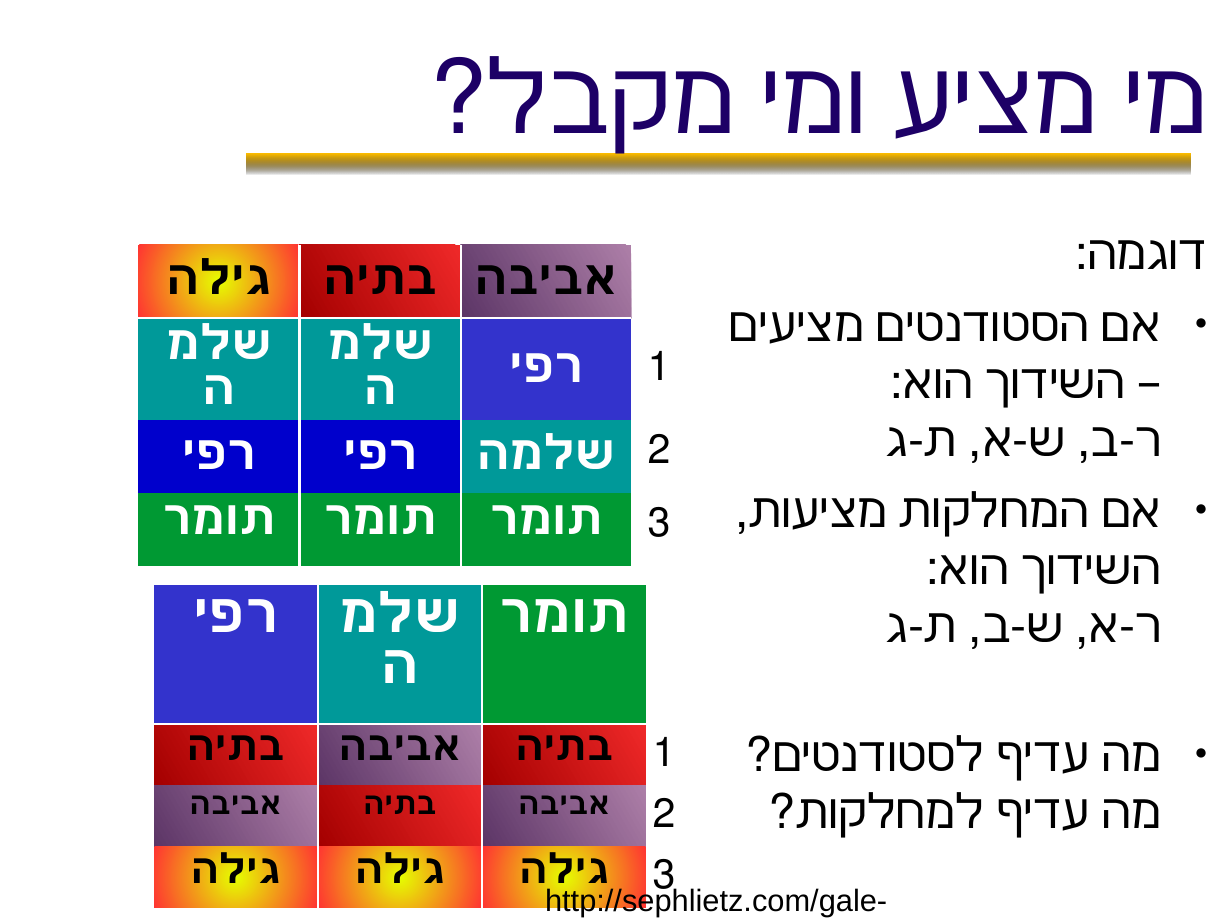
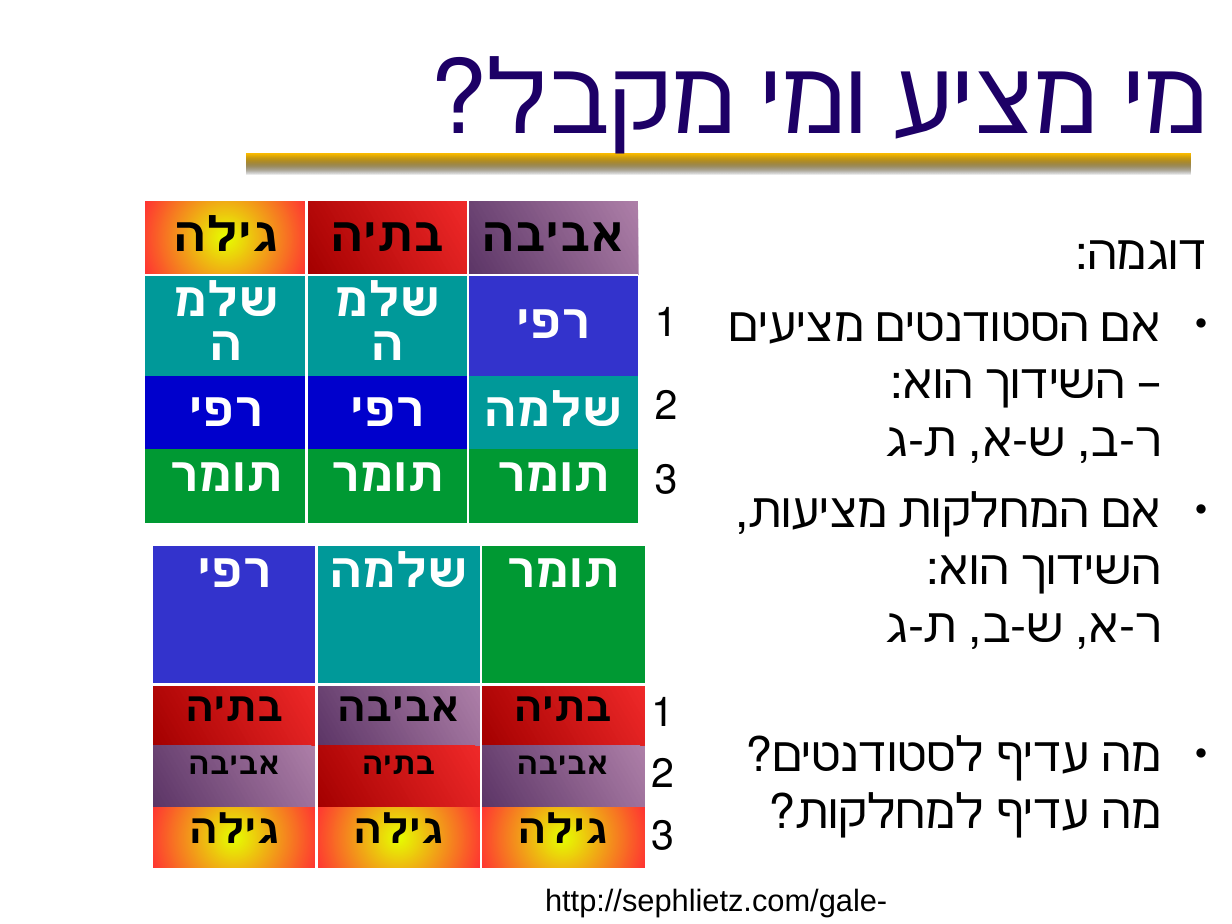
Before and after one commit to erelsgl-at-ariel/algorithms-5781, a slide deck: slide 18 of 10-matching/slides.odp. Drawn at 1232x924 pixels with LibreOffice and Linux fonts; fonts in the diff are those of the drawing. Boxes give left, top, right and bottom in pixels: in the first picture for what was removed or moved away, otherwise in the second. Text is boxed around its words. In the diff, an @@ line names an element or a change of style, - is before the commit and + after.

```diff
--- a/10-matching/slides.odp
+++ b/10-matching/slides.odp
@@ table: place and size @@
-table at [138,245,683,541]
+table at [145,201,690,591]
@@ table at [152,546,684,869] @@
@@ size 32 to 28 pt in "רפי", "שלמה", "תומר" @@
@@ table: place and size @@
-table at [154,585,686,904]
+table at [152,546,684,869]
```
Also in this commit, not shown: 12 other slides changed, 3 other files.
